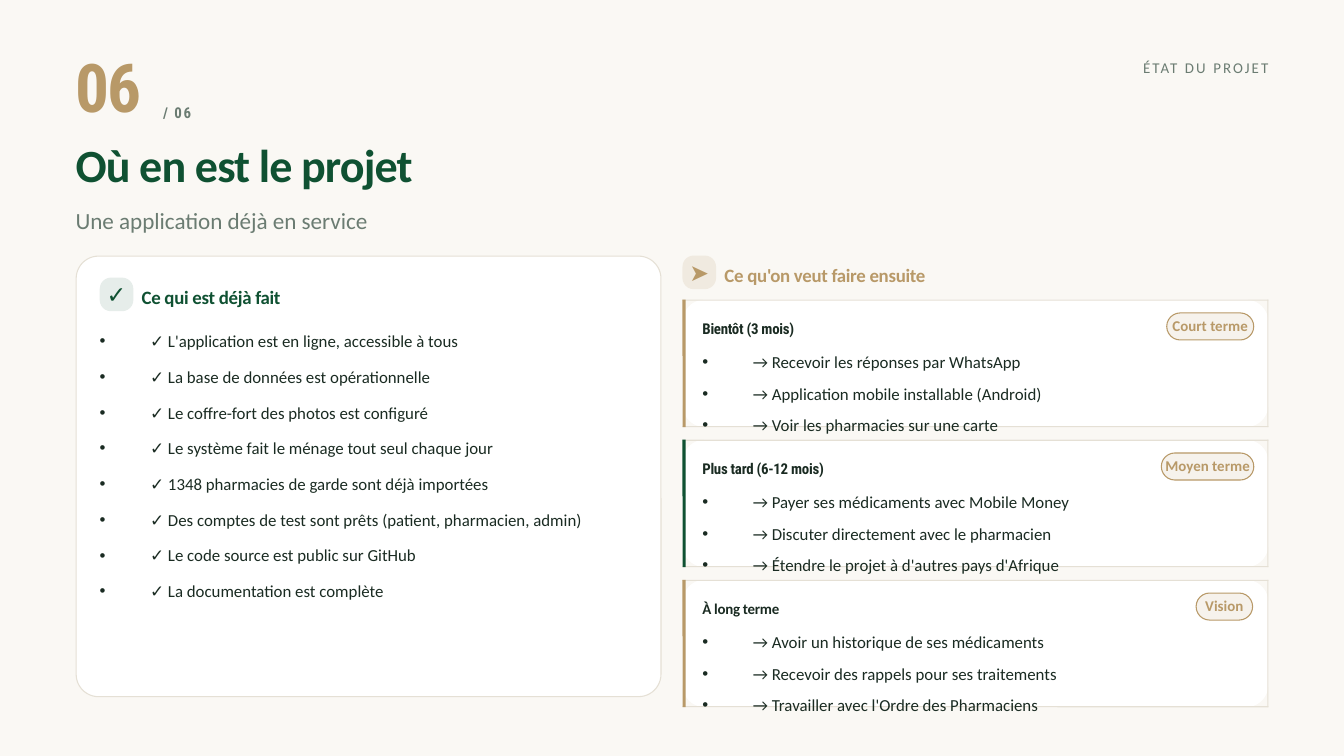
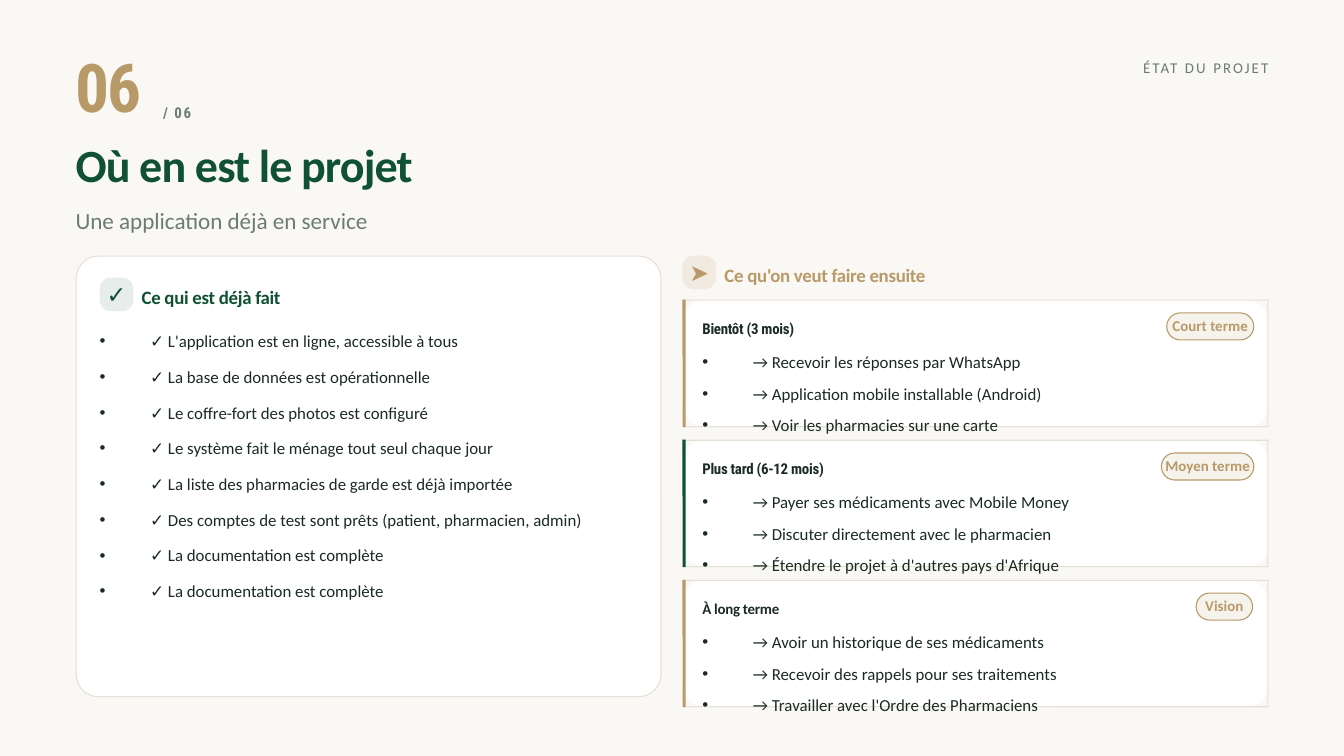
Before and after one commit to kennethafantsawo/MediTike, a slide deck: slide 9 of download/MediTike-Presentation.pptx. Drawn at 1344x756 pixels with LibreOffice and Linux fonts; fonts in the diff are those of the drawing; background and template pictures are left out. Boxes give left, top, right and bottom in pixels: in the first picture for what was removed or moved away, otherwise in the second. Text is boxed around its words. In the diff, an @@ line names an element or a change of style, - is before the commit and + after.

Commit message:
fix: PPT — retirer admin secret/audit + corriger nombre pharmacies + retirer GitHub
Slide 7 (Sécurité):
- Retrait des cartes 'Admin secret' et 'Tout est tracé'
- Grille passée de 4x2 (8 cartes) à 3x2 (6 cartes)

Slides 2, 6, 8, 9, 10:
- Remplacement de '1348 pharmacies' par 'une centaine de pharmacies'
- Explication: pharmacies qui se répartissent la garde à tour de rôle

Slide 9 + 11:
- Retrait de la mention 'Code source sur GitHub'

```diff
--- a/download/MediTike-Presentation.pptx
+++ b/download/MediTike-Presentation.pptx
@@ text at [168,478,512,493]: text changed @@
-• ✓ 1348 pharmacies de garde sont déjà importées
+• ✓ La liste des pharmacies de garde est déjà importée
@@ text at [168,549,416,564]: paragraph removed @@
-• ✓ Le code source est public sur GitHub
```
Also in this commit, not shown: 6 other slides changed, 7 other files.
